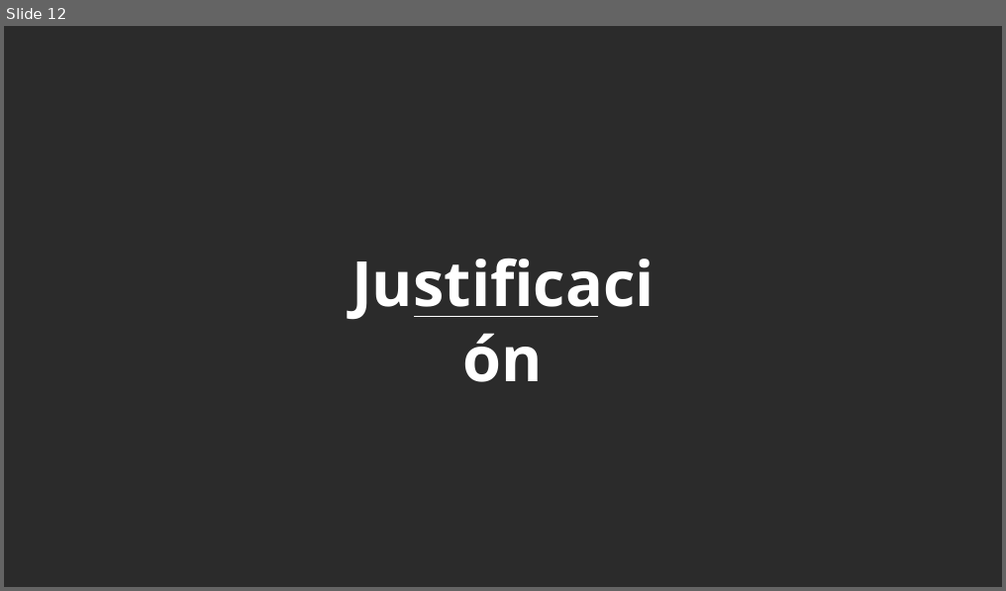
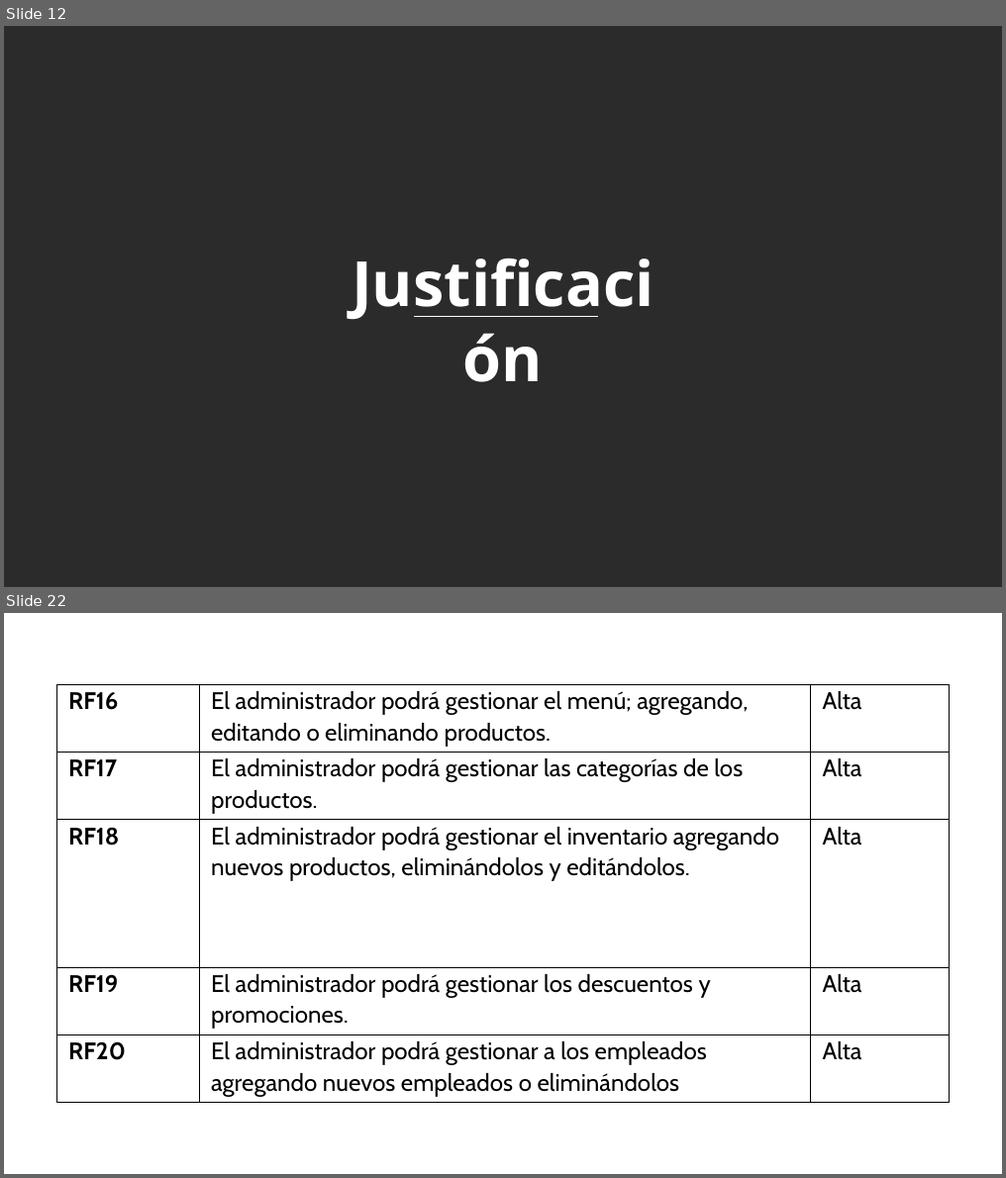
Before and after one commit to cmsrwood/mrhomero, a slide deck: entregables/Entregable #1.pptx. Shown one above the other, each under a label of ours: slide 12 before the commit, slides 12 and 22 after it; the slides between them are not shown. The pictures are 1006x591 and 1006x1178 pixels, drawn with LibreOffice and Linux fonts; fonts in the diff are those of the drawing; background and template pictures are left out; a plain dark background stands for a picture behind light text. Boxes give left, top, right and bottom in pixels: in the first picture for what was removed or moved away, otherwise in the second. Text is boxed around its words. In the diff, an @@ line names an element or a change of style, - is before the commit and + after.

```diff
--- a/entregables/Entregable #1.pptx
+++ b/entregables/Entregable #1.pptx
@@ slide 22 added at [4, 613, 1002, 1174], background #FFFFFF @@
@@ table added at [56, 685, 948, 1103], 5 rows, 3 columns @@
+RF16 | El administrador podrá gestionar el menú; agregando, editando o eliminando productos. | Alta
+RF17 | El administrador podrá gestionar las categorías de los productos. | Alta
+RF18 | El administrador podrá gestionar el inventario agregando nuevos productos, eliminándolos y editándolos. | Alta
+RF19 | El administrador podrá gestionar los descuentos y promociones. | Alta
+RF20 | El administrador podrá gestionar a los empleados agregando nuevos empleados o eliminándolos | Alta
```
Also in this commit, not shown: 7 slides changed, 21 other slides added, 1 other file.
